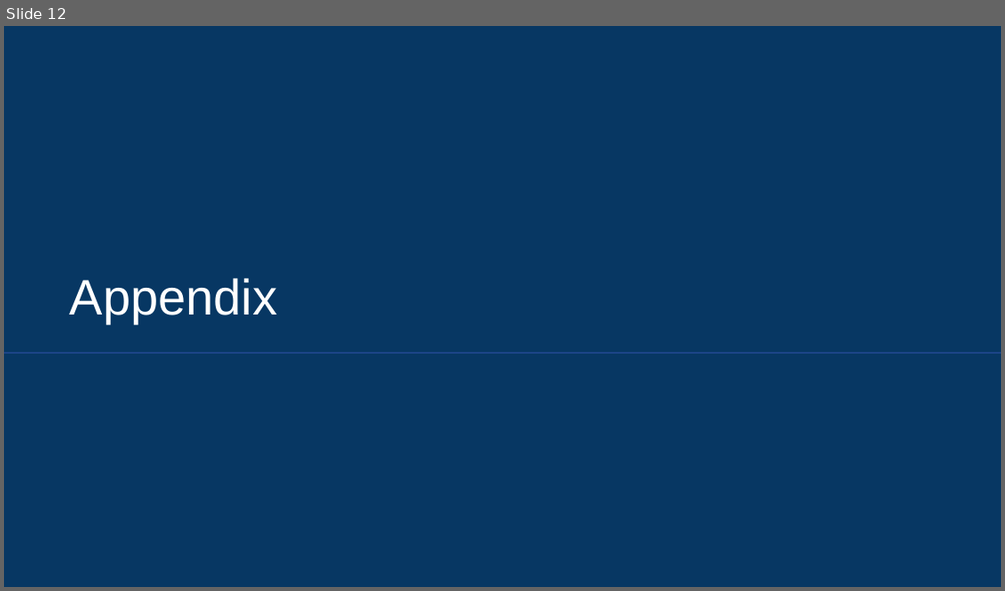
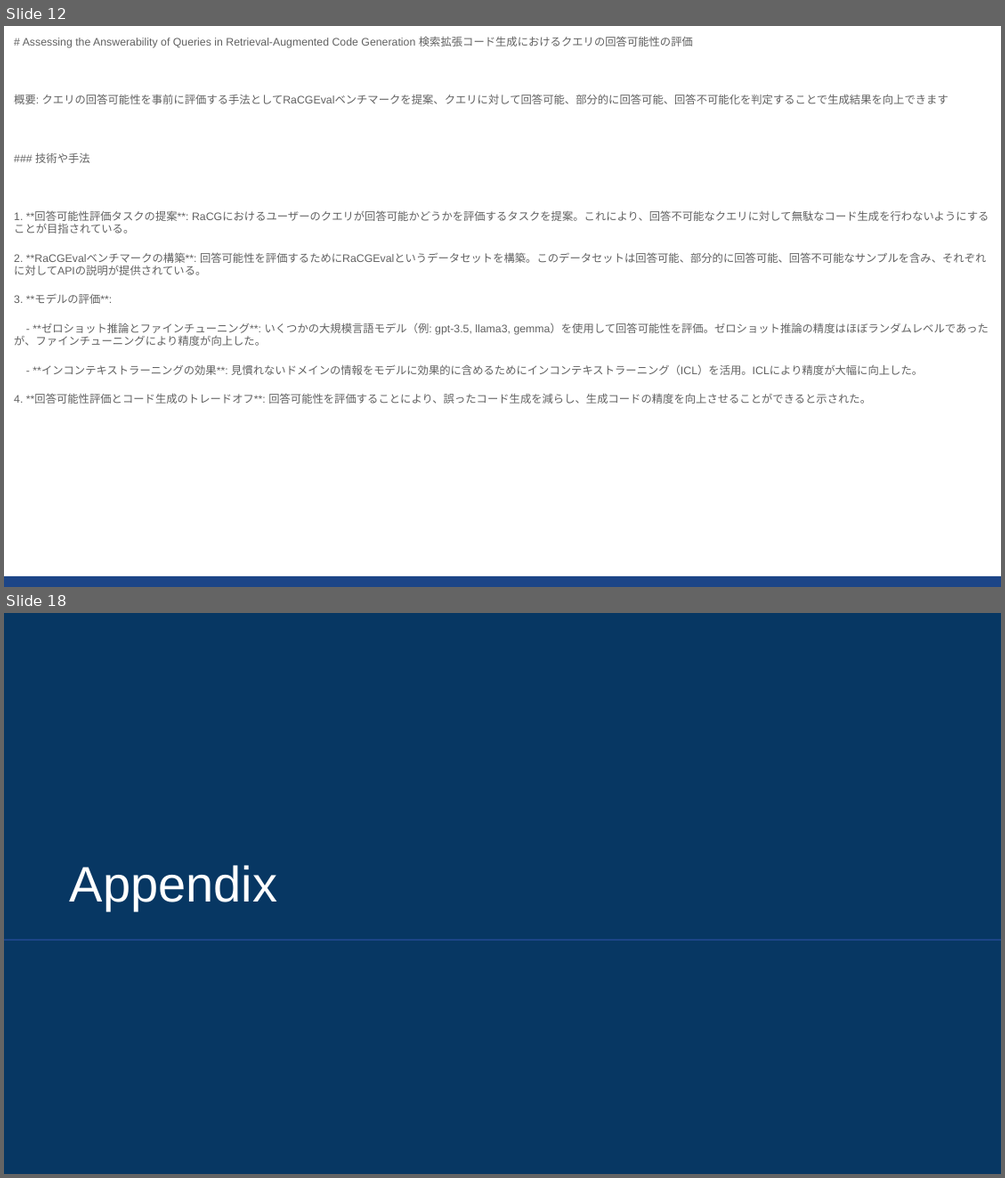
Before and after one commit to sekihan02/code_sundbox, a slide deck: 2024_LLM論文要約_11.pptx. Shown one above the other, each under a label of ours: slide 12 before the commit, slides 12 and 18 after it; the slides between them are not shown. The pictures are 1005x591 and 1005x1178 pixels, drawn with LibreOffice and Linux fonts; fonts in the diff are those of the drawing. Boxes give left, top, right and bottom in pixels: in the first picture for what was removed or moved away, otherwise in the second. Text is boxed around its words. In the diff, an @@ line names an element or a change of style, - is before the commit and + after.

```diff
--- a/2024_LLM論文要約_11.pptx
+++ b/2024_LLM論文要約_11.pptx
@@ slide 12 added at [4,26,1001,587], background #FFFFFF @@
@@ text added at [14,36,988,403], 7.9 pt, text #616161 @@
+# Assessing the Answerability of Queries in Retrieval-Augmented Code Generation 検索拡張コード生成におけるクエリの回答可能性の評価
+概要: クエリの回答可能性を事前に評価する手法としてRaCGEvalベンチマークを提案、クエリに対して回答可能、部分的に回答可能、回答不可能化を判定することで生成結果を向上できます
+### 技術や手法
+1. **回答可能性評価タスクの提案**: RaCGにおけるユーザーのクエリが回答可能かどうかを評価するタスクを提案。これにより、回答不可能なクエリに対して無駄なコード生成を行わないようにすることが目指されている。
+2. **RaCGEvalベンチマークの構築**: 回答可能性を評価するためにRaCGEvalというデータセットを構築。このデータセットは回答可能、部分的に回答可能、回答不可能なサンプルを含み、それぞれに対してAPIの説明が提供されている。
+3. **モデルの評価**:
+- **ゼロショット推論とファインチューニング**: いくつかの大規模言語モデル（例: gpt-3.5, llama3, gemma）を使用して回答可能性を評価。ゼロショット推論の精度はほぼランダムレベルであったが、ファインチューニングにより精度が向上した。
+- **インコンテキストラーニングの効果**: 見慣れないドメインの情報をモデルに効果的に含めるためにインコンテキストラーニング（ICL）を活用。ICLにより精度が大幅に向上した。
+4. **回答可能性評価とコード生成のトレードオフ**: 回答可能性を評価することにより、誤ったコード生成を減らし、生成コードの精度を向上させることができると示された。
@@ rectangle added at [4,576,1001,587], fill #1C4587 @@
@@ what was slide 12 is now slide 18 @@
```
Also in this commit, not shown: 5 other slides added, 2 other files.
